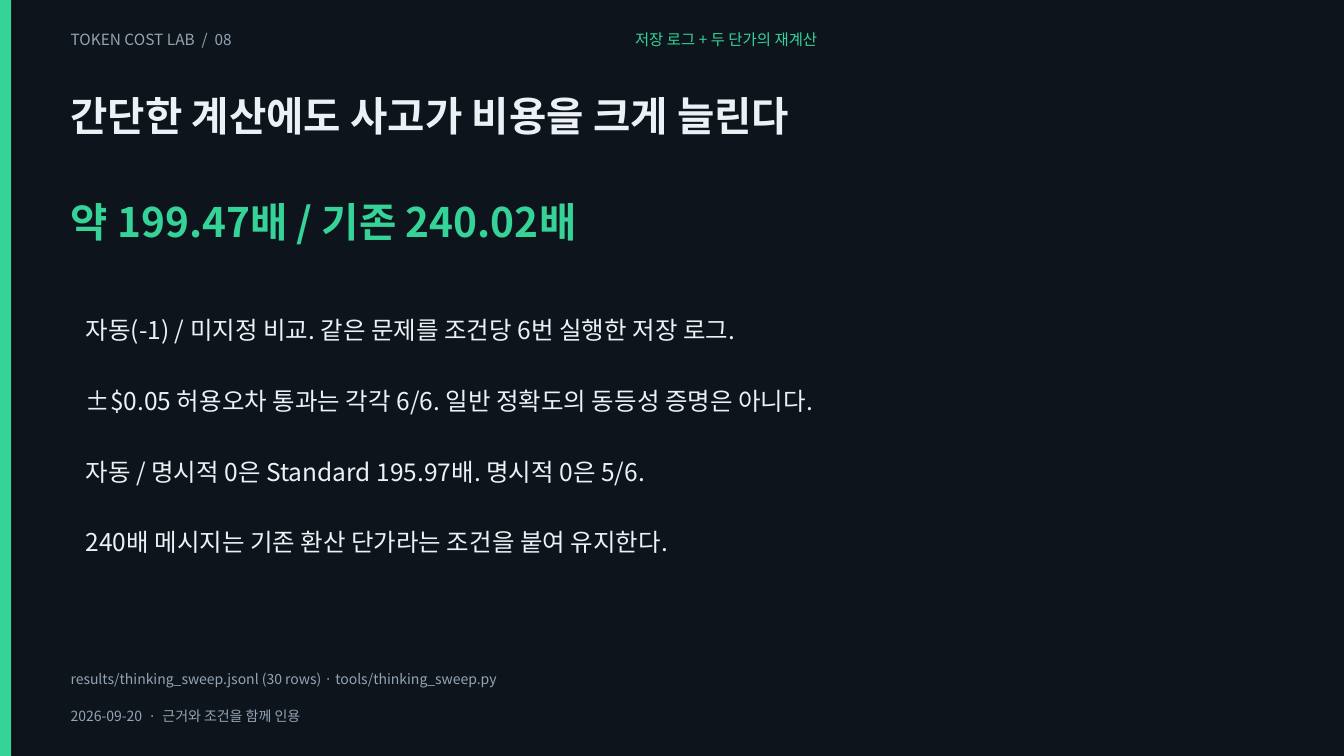
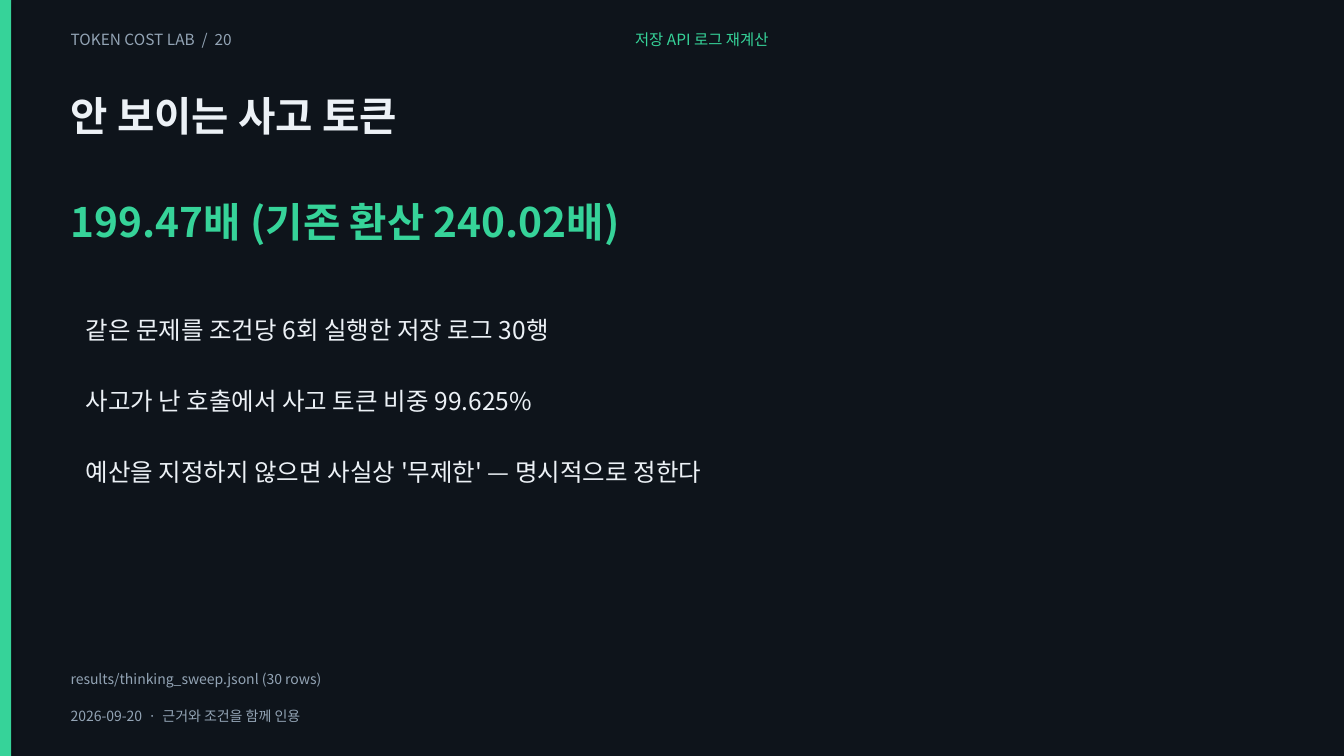
Before and after one commit to giyeop-cody/token-cost-lab, a slide deck: slide 20 of presentation/token_cost.pptx (slide 8 before the commit). Drawn at 1344x756 pixels with LibreOffice and Linux fonts; fonts in the diff are those of the drawing. Boxes give left, top, right and bottom in pixels: in the first picture for what was removed or moved away, otherwise in the second. Text is boxed around its words. In the diff, an @@ line names an element or a change of style, - is before the commit and + after.

```diff
--- a/presentation/token_cost.pptx
+++ b/presentation/token_cost.pptx
@@ text at (71,33,232,45): text changed @@
-TOKEN COST LAB / 08
+TOKEN COST LAB / 20
@@ text at (635,32,769,47): text changed @@
-저장 로그 + 두 단가의 재계산
+저장 API 로그 재계산
@@ text at (71,97,397,135): text changed @@
-간단한 계산에도 사고가 비용을 크게 늘린다
+안 보이는 사고 토큰
@@ text at (71,203,620,245): text changed @@
-약 199.47배 / 기존 240.02배
+199.47배 (기존 환산 240.02배)
@@ text at (86,318,549,341): text changed @@
-자동(-1) / 미지정 비교. 같은 문제를 조건당 6번 실행한 저장 로그.
+같은 문제를 조건당 6회 실행한 저장 로그 30행
@@ text at (86,389,532,412): text changed @@
-±$0.05 허용오차 통과는 각각 6/6. 일반 정확도의 동등성 증명은 아니다.
+사고가 난 호출에서 사고 토큰 비중 99.625%
@@ text at (86,460,701,483): text changed @@
-자동 / 명시적 0은 Standard 195.97배. 명시적 0은 5/6.
+예산을 지정하지 않으면 사실상 '무제한' — 명시적으로 정한다
@@ text removed at (86,530,669,553) @@
-240배 메시지는 기존 환산 단가라는 조건을 붙여 유지한다.
@@ text at (71,673,321,688): text changed @@
-results/thinking_sweep.jsonl (30 rows) · tools/thinking_sweep.py
+results/thinking_sweep.jsonl (30 rows)
```
Also in this commit, not shown: 27 other slides changed, 1 slide added, 1 slide removed, 28 other files.
